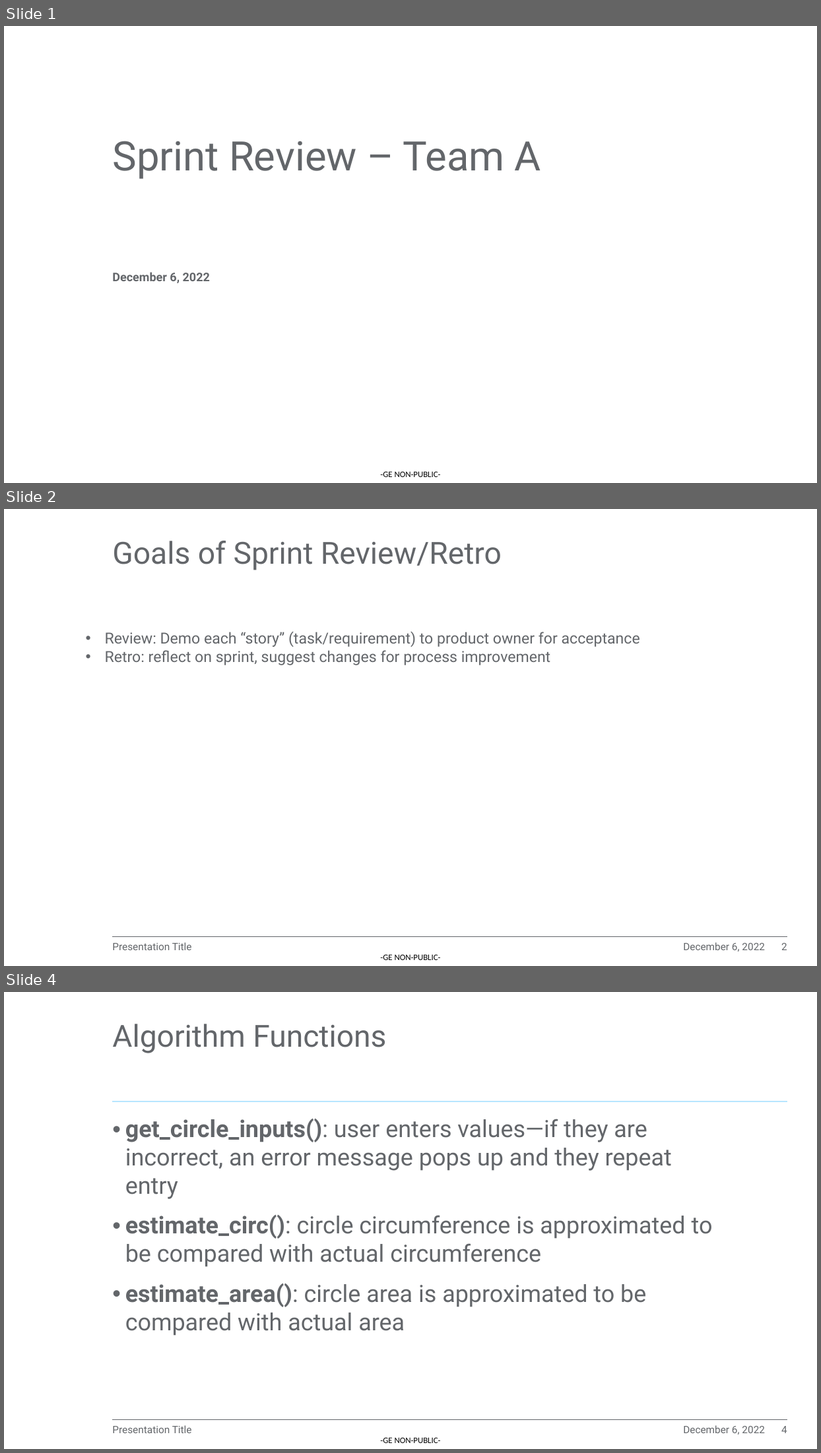
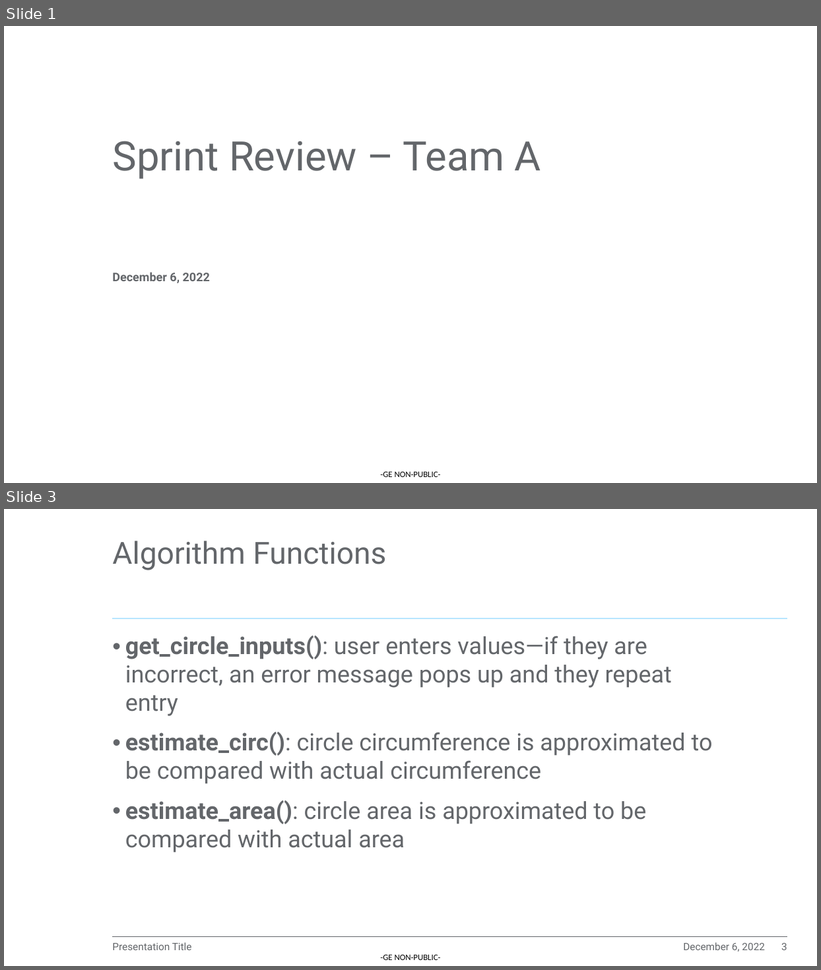
Before and after one commit to EEDP-2022-A/A-Course_Software_Homework_2022, a slide deck: Sprint Review PPT.pptx. Shown one above the other, each under a label of ours: slides 1, 2 and 4 before the commit, slides 1 and 3 after it; the slides between them are not shown. The pictures are 821x1453 and 821x970 pixels, drawn with LibreOffice and Linux fonts; fonts in the diff are those of the drawing; background and template pictures are left out. Boxes give left, top, right and bottom in pixels: in the first picture for what was removed or moved away, otherwise in the second. Text is boxed around its words. In the diff, an @@ line names an element or a change of style, - is before the commit and + after.

```diff
--- a/Sprint Review PPT.pptx
+++ b/Sprint Review PPT.pptx
@@ slide 2 removed at bbox=[4, 509, 817, 966], background #FFFFFF; not listed: 2 template elements that a slide beside it also shows @@
@@ title removed at bbox=[112, 541, 502, 570] @@
-Goals of Sprint Review/Retro
@@ text removed at bbox=[105, 632, 640, 665] @@
-• Review: Demo each “story” (task/requirement) to product owner for acceptance
-• Retro: reflect on sprint, suggest changes for process improvement
@@ text removed at bbox=[112, 943, 192, 951] @@
-Presentation Title
@@ text removed at bbox=[683, 943, 765, 952] @@
-December 6, 2022
@@ page number removed at bbox=[781, 943, 787, 951] @@
-2
@@ what was slide 4 is now slide 3 @@
@@ page number at bbox=[781, 943, 787, 951]: text changed @@
-4
+3
```
Also in this commit, not shown: 3 slides changed.
